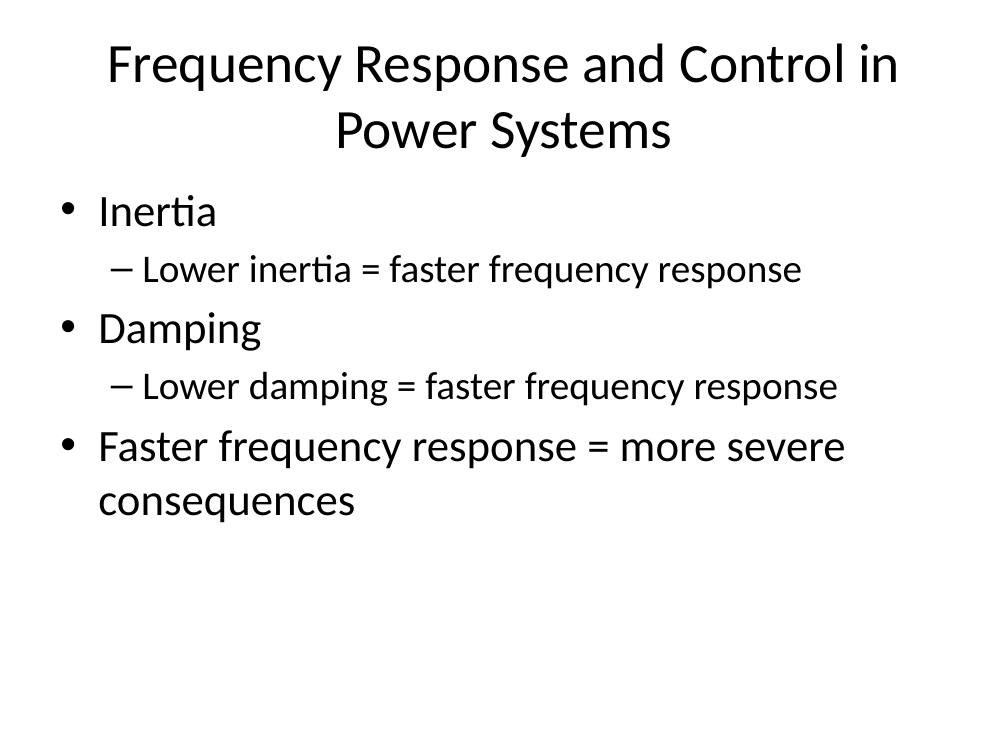
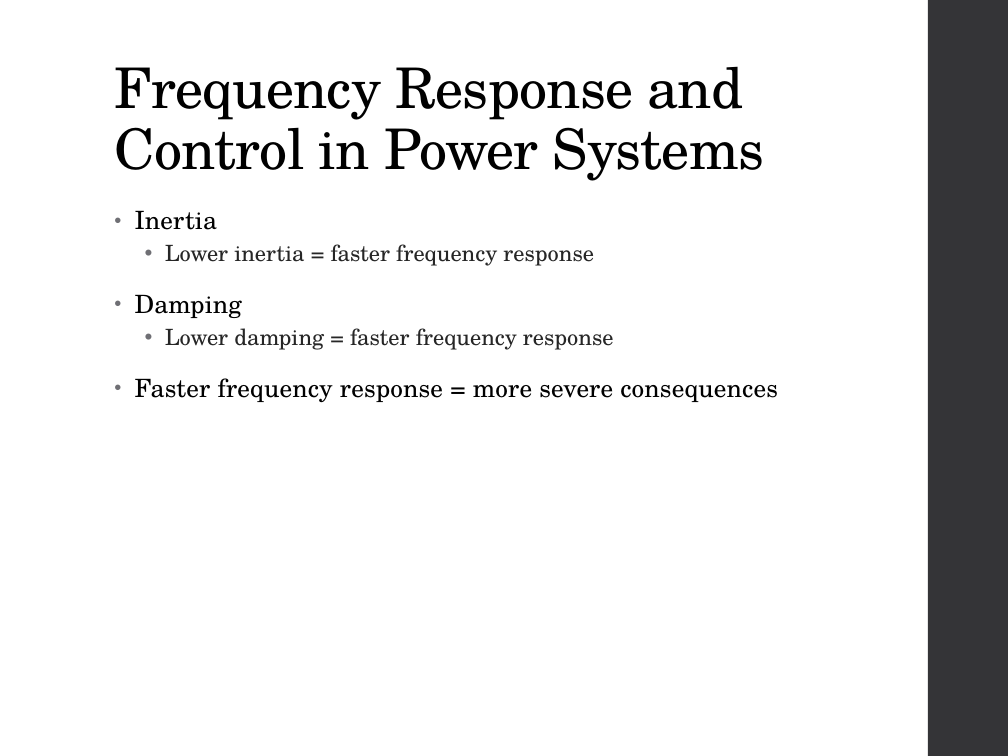
Before and after one commit to mswan96/SUPERB, a slide deck: slide 4 of Literature Review.pptx. Drawn at 1008x756 pixels with LibreOffice and Linux fonts; fonts in the diff are those of the drawing. Boxes give left, top, right and bottom in pixels: in the first picture for what was removed or moved away, otherwise in the second. Text is boxed around its words. In the diff, an @@ line names an element or a change of style, - is before the commit and + after.

```diff
--- a/Literature Review.pptx
+++ b/Literature Review.pptx
@@ rectangle added at (928,0,1008,756), fill #353537 @@
@@ title "Frequency Response and Control in ...": place and size @@
-title "Frequency Response and Control in ..." at (107,43,900,157)
+title "Frequency Response and Control in ..." at (114,66,764,181)
@@ title "Frequency Response and Control in ..." at (114,66,764,181): size 39.6 to 40 pt, font Calibri to TeX Gyre Schola, letter spacing 0 to -0.5 pt; alignment centre to left; line spacing 1 to 0.9; vertical alignment middle to bottom @@
@@ text "Inertia": place and size @@
-text "Inertia" at (98,195,846,523)
+text "Inertia" at (135,210,778,403)
@@ text "Inertia" at (135,210,778,403): size 32 to 18 pt, letter spacing 0 to 0.1 pt in "Inertia", "Damping", "Faster frequency response = more severe consequences"; font Calibri to TeX Gyre Schola; size 28 to 16 pt, text colour #000000 to #262626 in "Lower inertia = faster frequency response", "Lower damping = faster frequency response"; indent changed; line spacing 1 to 0.95; more space between paragraphs; bullet – to •; line spacing 1 to 0.9 @@
```
Also in this commit, not shown: 11 other slides changed, 4 slides added, 5 other files.
